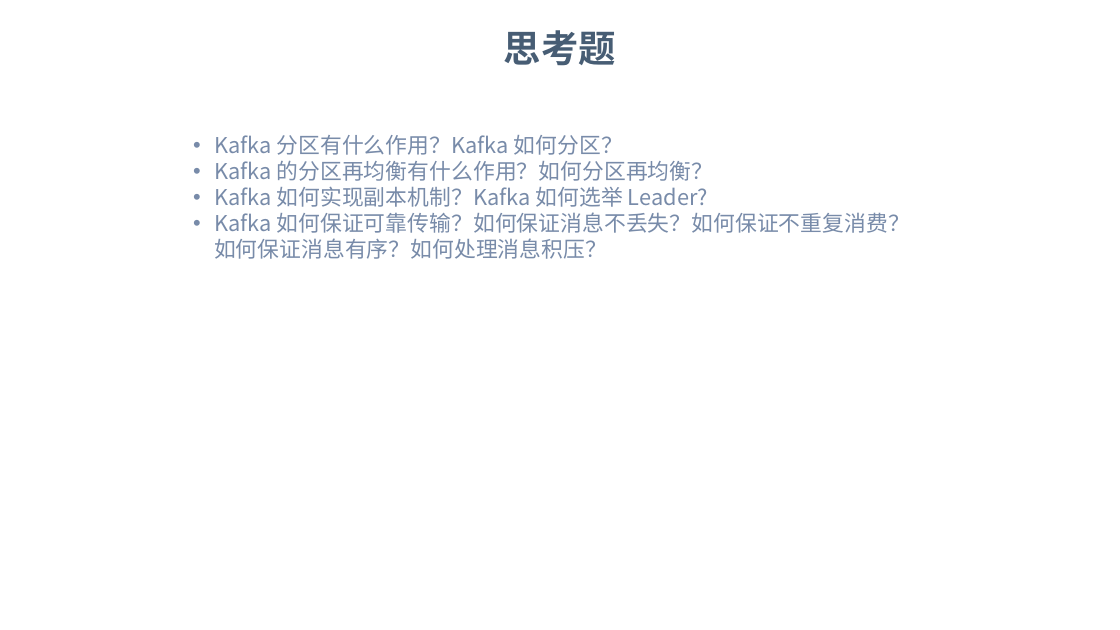
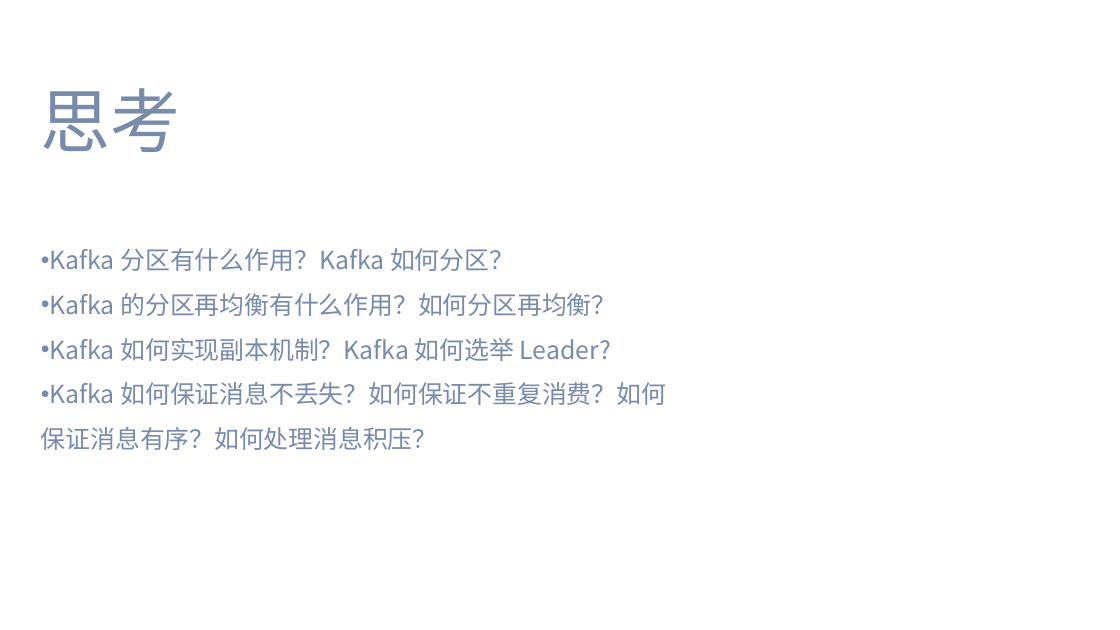
Before and after one commit to dunwu/bigdata-tutorial, a slide deck: slide 38 of assets/kafka/kafka.pptx. Drawn at 1120x630 pixels with LibreOffice and Linux fonts; fonts in the diff are those of the drawing; background and template pictures are left out. Boxes give left, top, right and bottom in pixels: in the first picture for what was removed or moved away, otherwise in the second. Text is boxed around its words. In the diff, an @@ line names an element or a change of style, - is before the commit and + after.

Commit message:
docs(消息队列): 更新消息队列文档

```diff
--- a/assets/kafka/kafka.pptx
+++ b/assets/kafka/kafka.pptx
@@ text at <box>41,88,181,152</box>: text changed; size 24 to 45 pt; font Noto Sans CJK SC to Noto Sans CJK JP; text colour #475D74 to gradient #788BA9 to #D67A71; bold off @@
-思考题
+思考
@@ text "Kafka 分区有什么作用？Kafka 如何分区？": place and size @@
-text "Kafka 分区有什么作用？Kafka 如何分区？" at <box>214,135,910,259</box>
+text "Kafka 分区有什么作用？Kafka 如何分区？" at <box>41,248,667,450</box>
@@ text at <box>49,248,617,361</box>: size 14 to 16 pt, font Noto Sans CJK SC to Noto Sans CJK JP, text colour #788BA9 to gradient #788BA9 to #D67A71 in "Kafka 分区有什么作用？Kafka 如何分区？", "Kafka 的分区再均衡有什么作用？如何分区再均衡？", "Kafka 如何实现副本机制？Kafka 如何选举 Leader?"; indent changed; line spacing 1 to 1.5 @@
@@ text at <box>41,382,667,450</box>: text changed; size 14 to 16 pt; font Noto Sans CJK SC to Noto Sans CJK JP; text colour #788BA9 to gradient #788BA9 to #D67A71 @@
-• Kafka 如何保证可靠传输？如何保证消息不丢失？如何保证不重复消费？如何保证消息有序？如何处理消息积压？
+• Kafka 如何保证消息不丢失？如何保证不重复消费？如何保证消息有序？如何处理消息积压？
```
Also in this commit, not shown: 15 other slides changed, 7 slides added, 7 slides removed, 5 other files.
